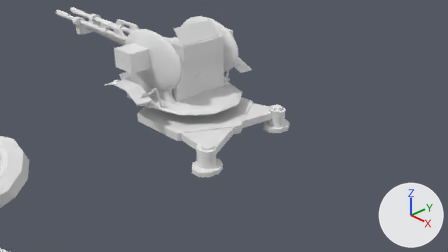
The Blender file sources/Zu23B.blend, before and after one commit.
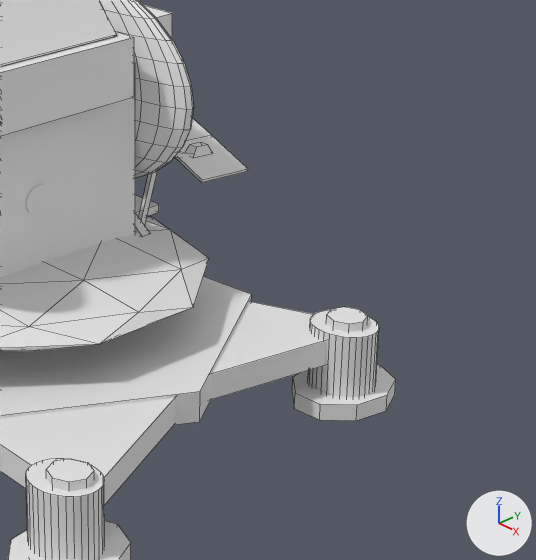
Each version is shown from the file's camera 'Camera', then close up on the part from 42% to 73% of the width and 11% to 67% of the height. The lights are fixed; the arrows at lower right show +X, +Y and +Z. The close-ups show mesh edges as thin lines.
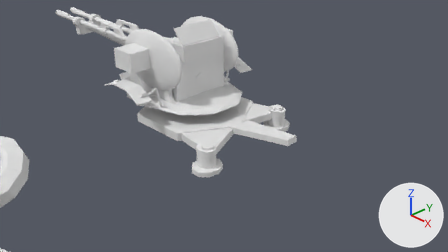
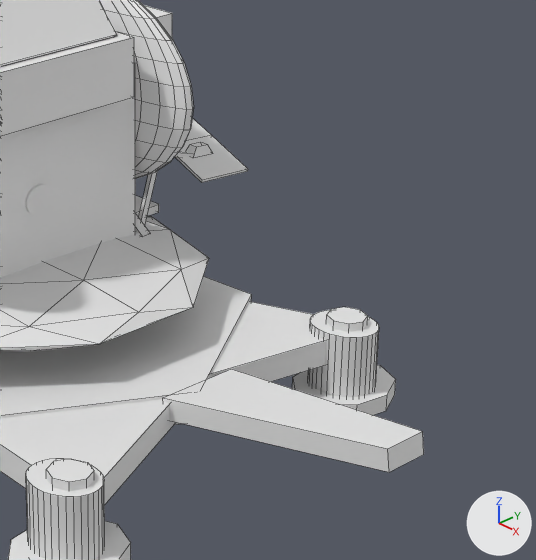
Pixel boxes (x1, y1, x2, y2) of what changed, in the close-ups (536 x 560 px):
```json
{"object": "Cylinder.002", "change": "reshaped", "before": [0, 276, 396, 560], "after": [0, 276, 424, 560]}
{"part": 1, "of": "me_cylinder_003", "change": "added", "after": [163, 369, 424, 472]}
```

Edits to the scene script, one JSON object a line:
```json
{"block": "me_cylinder_003", "where": "me_cylinder_003.from_pydata(...)  # 324 vertices, 188 faces; spans x -17.9..1.5, y -1.8..15.5, z -1.1..1.2"}
{"block": "me_cylinder_003", "where": "# used by ob_cylinder_002; parent = ob_base; location = (1.457, -1.285, 0.722); scale = (0.202, 0.168, 0.216)"}
{"block": "me_cylinder_003", "where": "# verts and faces of me_cylinder_003; kept vertices keep their numbers, new ones are numbered from 324"}
{"block": "me_cylinder_003", "change": "me_cylinder_003 part 1"}
{"op": "add", "block": "me_cylinder_003", "code": "verts[324] = (-1.6, 5.6, 0.9)  # pixel (162, 397)"}
{"op": "add", "block": "me_cylinder_003", "code": "verts[325] = (-1.6, 8.6, 0.9)  # pixel (231, 368)"}
{"op": "add", "block": "me_cylinder_003", "code": "verts[326] = (5.2, 6.4, 1.8)  # pixel (387, 448)"}
{"op": "add", "block": "me_cylinder_003", "code": "verts[327] = (5.2, 7.9, 1.8)  # pixel (422, 431)"}
{"op": "add", "block": "me_cylinder_003", "code": "for new, old in zip([*range(328, 332)], [*range(324, 328)]): verts[new] = verts[old] + (0.1, 0.0, -0.6)"}
{"op": "add", "block": "me_cylinder_003", "code": "faces += [(324, 325, 329, 328), (325, 327, 331, 329), (326, 330, 331, 327), (324, 328, 330, 326), (328, 329, 331, 330), (324, 326, 327, 325)]"}
```
